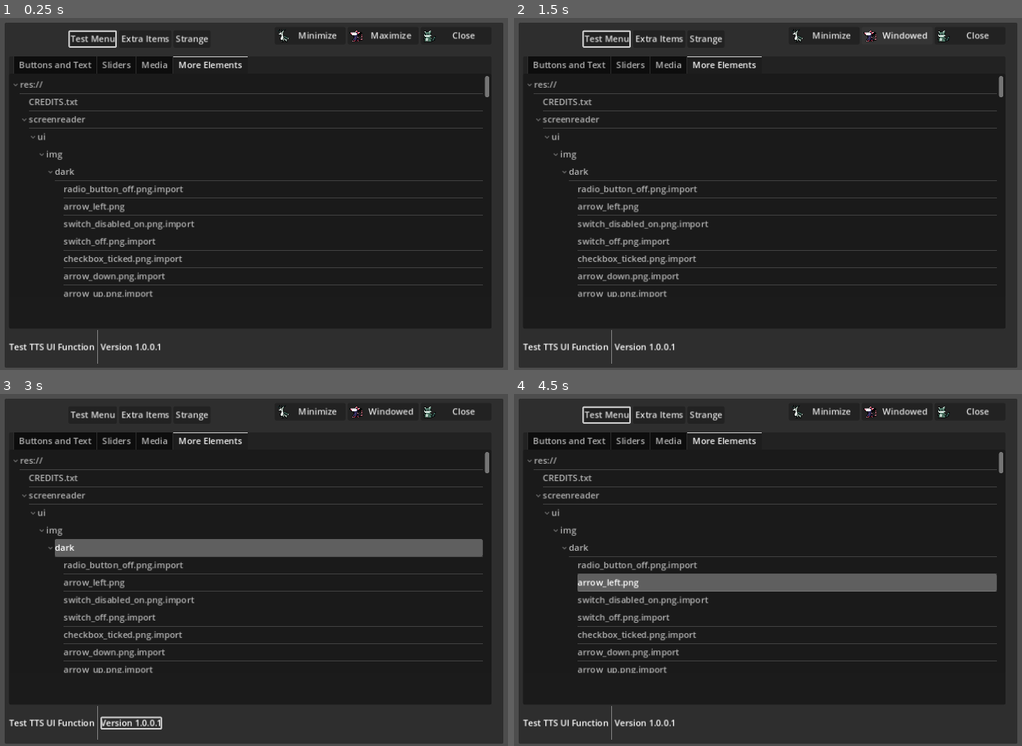
Above: before the commit, frames 1-4 (two rows, left to right).
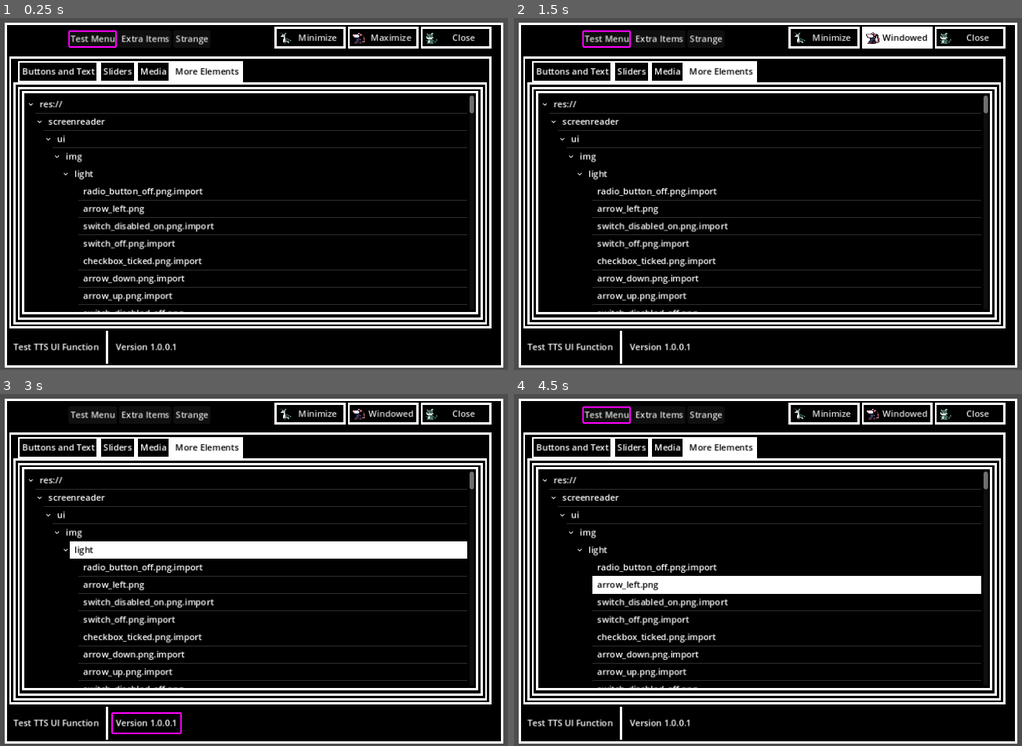
Above: after the commit, the same moments.

Repository: badgernested/godot-screenreader
Game: Godot game, scene res://sample_assets/Main.tscn
Same seed, same stepped clock (60 frames per second), same inputs: the game is played once before the commit and once after it. Video files are missing from this copy of the repository; at most half a second of black plays in their place.
Inputs (mouse positions are in pixels of both pictures, inside the frame that each line leads up to):
- Up to frame 1 (0.25 s): no input
- Up to frame 2 (1.5 s): click "Minimize" at 0.5 s; click "Maximize" at 1.25 s
- Up to frame 3 (3 s): click "Windowed" at 2 s; tap Enter (DOM_select) at 2.75 s; move the mouse to (447, 552) at 2.77 s; hold Up (DOM_up) from 2.78 s (still down); hold Left (DOM_item_decrement) from 2.78 s (still down); click (447, 552) at 2.92 s
- Up to frame 4 (4.5 s): tap Space at 3.02, 3.5 s; release Up (DOM_up) at 3.5 s; release Left (DOM_item_decrement) at 3.5 s; drag from (701, 587) to (793, 640) at 3.52 s; tap Enter (DOM_select) at 4.25 s; move the mouse to (889, 492) at 4.27 s; hold Up (DOM_up) from 4.28 s (still down); tap Tab (DOM_next) at 4.35 s

The runs differ from the first frame. In frame 1, 91% of the frame differs, in the area x 0-100%, y 1-100%; in frame 2, 91%; in frame 3, 91%; in frame 4, 92%.
Error in both runs: Out of bounds get index '0' (on base: 'PackedStringArray') (res://screenreader/scripts/TTS.gd:15)

Commit message:
Added start of light theme, some things are missing

Diff:
--- a/sample_assets/main.gd
+++ b/sample_assets/main.gd
@@ -9,7 +9,7 @@
 ## Default methods
 
 func _ready() -> void:
-	#AXController.set_high_contrast_dark_theme($Panel)
+	AXController.set_high_contrast_dark_theme($Panel)
 
 	AXController.enable_screenreader($Panel)
 
--- a/screenreader/scripts/AXController.gd
+++ b/screenreader/scripts/AXController.gd
@@ -81,6 +81,11 @@
 func set_high_contrast_dark_theme(root):
 	HCController.set_theme(root, "hc_dark")
 
+# Pass an element to make all its children
+# the light high contrast theme
+func set_high_contrast_light_theme(root):
+	HCController.set_theme(root, "hc_light")
+
 # Passes an element to remove all special themes
 func reset_theme(root):
 	HCController.reset_theme(root)
--- a/screenreader/scripts/HCController.gd
+++ b/screenreader/scripts/HCController.gd
@@ -9,12 +9,14 @@
 # These are the focus styles for the selected object
 const FOCUS_STYLE = {
 	"default" : preload("res://screenreader/ui/style/focus_end_node.tres"),
-	"hc_dark" : preload("res://screenreader/ui/style/focus_end_node_hc_dark.tres")
+	"hc_dark" : preload("res://screenreader/ui/style/focus_end_node_hc_dark.tres"),
+	"hc_light" : preload("res://screenreader/ui/style/focus_end_node_hc_dark.tres")
 }
 
 # This is the style
 const STYLES = {
-	"hc_dark" : preload("res://screenreader/ui/style/HiContrast_Dark.tres")
+	"hc_dark" : preload("res://screenreader/ui/style/HiContrast_Dark.tres"),
+	"hc_light" : preload("res://screenreader/ui/style/HiContrast_Light.tres")
 }
 
 # This stores the theme data for every object within the root.
--- /dev/null
+++ b/screenreader/ui/style/HiContrast_Light.tres
@@ -0,0 +1,410 @@
+[gd_resource type="Theme" load_steps=49 format=3 uid="uid://17w3ehwd7fa6"]
+
+[ext_resource type="Texture2D" uid="uid://dje6nt7o0de7m" path="res://screenreader/ui/img/light/checkbox_ticked.png" id="1_7t3wu"]
+[ext_resource type="Texture2D" uid="uid://k0ijyiqqilnc" path="res://screenreader/ui/img/light/checkbox_disabled_ticked.png" id="2_2kw72"]
+[ext_resource type="Texture2D" uid="uid://b62lig50kspo1" path="res://screenreader/ui/img/light/radio_button_on.png" id="3_s5u7p"]
+[ext_resource type="Texture2D" uid="uid://b0dvdrxwujrw6" path="res://screenreader/ui/img/light/radio_button_disabled_on.png" id="4_t86q1"]
+[ext_resource type="Texture2D" uid="uid://c7r7g2cmi4w25" path="res://screenreader/ui/img/light/radio_button_off.png" id="5_jpn2j"]
+[ext_resource type="Texture2D" uid="uid://642chscj5duw" path="res://screenreader/ui/img/light/radio_button_disabled_off.png" id="6_ghreu"]
+[ext_resource type="Texture2D" uid="uid://b000s0ayddvsv" path="res://screenreader/ui/img/light/checkbox_unticked.png" id="7_l4jm4"]
+[ext_resource type="Texture2D" uid="uid://d0wfjiumr770s" path="res://screenreader/ui/img/light/checkbox_disabled_unticked.png" id="8_5rpg4"]
+[ext_resource type="Texture2D" uid="uid://bj4v30xiaf3ti" path="res://screenreader/ui/img/light/switch_on.png" id="9_tjrb4"]
+[ext_resource type="Texture2D" uid="uid://b7ay8abxtgft1" path="res://screenreader/ui/img/light/switch_disabled_on.png" id="10_kdoyx"]
+[ext_resource type="Texture2D" uid="uid://bme52e0n5ujft" path="res://screenreader/ui/img/light/switch_off.png" id="11_rupqt"]
+[ext_resource type="Texture2D" uid="uid://d0rxxwh1tnv6h" path="res://screenreader/ui/img/light/switch_disabled_off.png" id="12_pvd7o"]
+[ext_resource type="Texture2D" uid="uid://cxv17v6skyrvf" path="res://screenreader/ui/img/dark/arrow_down.png" id="13_6vr4d"]
+[ext_resource type="Texture2D" uid="uid://oyde4gwyucao" path="res://screenreader/ui/img/dark/arrow_right.png" id="14_2wyem"]
+[ext_resource type="Texture2D" uid="uid://co17gclfvo1gr" path="res://screenreader/ui/img/light/arrows.png" id="15_aqaap"]
+[ext_resource type="Texture2D" uid="uid://by4goaniu31gu" path="res://screenreader/ui/img/light/arrow_down.png" id="16_cguub"]
+[ext_resource type="Texture2D" uid="uid://b7g7k43l0k14h" path="res://screenreader/ui/img/light/arrow_right.png" id="17_2cs3k"]
+[ext_resource type="Texture2D" uid="uid://cl8nuhijgy6tg" path="res://screenreader/ui/img/light/arrow_left.png" id="18_330lb"]
+
+[sub_resource type="StyleBoxFlat" id="StyleBoxFlat_3hsqk"]
+content_margin_left = 8.0
+content_margin_top = 8.0
+content_margin_right = 8.0
+content_margin_bottom = 8.0
+bg_color = Color(0, 0, 0, 0.482353)
+border_width_left = 4
+border_width_top = 4
+border_width_right = 4
+border_width_bottom = 4
+border_color = Color(1, 1, 1, 1)
+
+[sub_resource type="StyleBoxFlat" id="StyleBoxFlat_cw5m8"]
+content_margin_left = 8.0
+content_margin_top = 8.0
+content_margin_right = 8.0
+content_margin_bottom = 8.0
+bg_color = Color(0, 0, 0, 1)
+border_width_left = 4
+border_width_top = 4
+border_width_right = 4
+border_width_bottom = 4
+border_color = Color(0, 0, 0, 1)
+
+[sub_resource type="StyleBoxFlat" id="StyleBoxFlat_pnmnn"]
+content_margin_left = 8.0
+content_margin_top = 8.0
+content_margin_right = 8.0
+content_margin_bottom = 8.0
+bg_color = Color(0, 0, 0, 1)
+border_width_left = 4
+border_width_top = 4
+border_width_right = 4
+border_width_bottom = 4
+border_color = Color(0, 0, 0, 1)
+
+[sub_resource type="StyleBoxFlat" id="StyleBoxFlat_cwk0u"]
+content_margin_left = 8.0
+content_margin_top = 8.0
+content_margin_right = 8.0
+content_margin_bottom = 8.0
+bg_color = Color(1, 1, 1, 1)
+border_width_left = 4
+border_width_top = 4
+border_width_right = 4
+border_width_bottom = 4
+border_color = Color(0, 0, 0, 1)
+
+[sub_resource type="StyleBoxFlat" id="StyleBoxFlat_4mdiw"]
+content_margin_left = 8.0
+content_margin_top = 8.0
+content_margin_right = 8.0
+content_margin_bottom = 8.0
+bg_color = Color(0, 0, 0, 1)
+border_width_left = 4
+border_width_top = 4
+border_width_right = 4
+border_width_bottom = 4
+border_color = Color(0, 0, 0, 1)
+
+[sub_resource type="StyleBoxFlat" id="StyleBoxFlat_5v4gm"]
+content_margin_left = 8.0
+content_margin_top = 8.0
+content_margin_right = 8.0
+content_margin_bottom = 8.0
+bg_color = Color(1, 1, 1, 1)
+border_width_left = 4
+border_width_top = 4
+border_width_right = 4
+border_width_bottom = 4
+border_color = Color(0, 0, 0, 1)
+
+[sub_resource type="StyleBoxLine" id="StyleBoxLine_71hr2"]
+grow_begin = 0.0
+grow_end = 0.0
+thickness = 4
+
+[sub_resource type="StyleBoxEmpty" id="StyleBoxEmpty_nb2go"]
+content_margin_left = 8.0
+content_margin_top = 8.0
+content_margin_right = 8.0
+content_margin_bottom = 8.0
+
+[sub_resource type="StyleBoxFlat" id="StyleBoxFlat_kkbk4"]
+content_margin_left = 8.0
+content_margin_top = 8.0
+content_margin_right = 8.0
+content_margin_bottom = 8.0
+bg_color = Color(1, 1, 1, 1)
+border_width_left = 4
+border_width_top = 4
+border_width_right = 4
+border_width_bottom = 4
+border_color = Color(0, 0, 0, 1)
+
+[sub_resource type="StyleBoxFlat" id="StyleBoxFlat_w3bxh"]
+content_margin_left = 8.0
+content_margin_top = 8.0
+content_margin_right = 8.0
+content_margin_bottom = 8.0
+bg_color = Color(0.564962, 0.564962, 0.564962, 1)
+border_width_left = 4
+border_width_top = 4
+border_width_right = 4
+border_width_bottom = 4
+border_color = Color(0, 0, 0, 1)
+
+[sub_resource type="StyleBoxFlat" id="StyleBoxFlat_7o3rw"]
+content_margin_left = 8.0
+content_margin_top = 8.0
+content_margin_right = 8.0
+content_margin_bottom = 8.0
+bg_color = Color(1, 1, 1, 1)
+border_width_left = 4
+border_width_top = 4
+border_width_right = 4
+border_width_bottom = 4
+border_color = Color(0, 0, 0, 1)
+
+[sub_resource type="StyleBoxFlat" id="StyleBoxFlat_w7bo2"]
+content_margin_left = 8.0
+content_margin_top = 8.0
+content_margin_right = 8.0
+content_margin_bottom = 8.0
+bg_color = Color(1, 1, 1, 1)
+border_width_left = 4
+border_width_top = 4
+border_width_right = 4
+border_width_bottom = 4
+border_color = Color(0, 0, 0, 1)
+
+[sub_resource type="StyleBoxFlat" id="StyleBoxFlat_n6lsx"]
+content_margin_left = 8.0
+content_margin_top = 8.0
+content_margin_right = 8.0
+content_margin_bottom = 8.0
+bg_color = Color(0, 0, 0, 1)
+border_width_left = 4
+border_width_top = 4
+border_width_right = 4
+border_width_bottom = 4
+border_color = Color(0, 0, 0, 1)
+
+[sub_resource type="StyleBoxLine" id="StyleBoxLine_nrjai"]
+thickness = 3
+
+[sub_resource type="StyleBoxLine" id="StyleBoxLine_3ouh4"]
+thickness = 3
+
+[sub_resource type="StyleBoxFlat" id="StyleBoxFlat_yp8cj"]
+content_margin_left = 8.0
+content_margin_top = 8.0
+content_margin_right = 8.0
+content_margin_bottom = 8.0
+bg_color = Color(1, 1, 1, 1)
+border_width_left = 4
+border_width_top = 4
+border_width_right = 4
+border_width_bottom = 4
+border_color = Color(0, 0, 0, 1)
+
+[sub_resource type="StyleBoxLine" id="StyleBoxLine_eh8nw"]
+thickness = 3
+
+[sub_resource type="StyleBoxFlat" id="StyleBoxFlat_6uutl"]
+bg_color = Color(1, 1, 1, 1)
+border_width_left = 4
+border_width_top = 4
+border_width_right = 4
+border_width_bottom = 4
+border_color = Color(0, 0, 0, 1)
+
+[sub_resource type="StyleBoxFlat" id="StyleBoxFlat_iy52f"]
+bg_color = Color(0, 0, 0, 1)
+
+[sub_resource type="StyleBoxFlat" id="StyleBoxFlat_exhl3"]
+content_margin_left = 8.0
+content_margin_top = 8.0
+content_margin_right = 8.0
+content_margin_bottom = 8.0
+bg_color = Color(1, 1, 1, 1)
+border_width_left = 4
+border_width_top = 4
+border_width_right = 4
+border_width_bottom = 4
+border_color = Color(0, 0, 0, 1)
+
+[sub_resource type="StyleBoxFlat" id="StyleBoxFlat_k5l2n"]
+content_margin_left = 8.0
+content_margin_top = 8.0
+content_margin_right = 8.0
+content_margin_bottom = 8.0
+bg_color = Color(0.533037, 0.533037, 0.533037, 1)
+border_width_left = 4
+border_width_top = 4
+border_width_right = 4
+border_width_bottom = 4
+border_color = Color(0, 0, 0, 1)
+
+[sub_resource type="StyleBoxFlat" id="StyleBoxFlat_74w5b"]
+content_margin_left = 8.0
+content_margin_top = 8.0
+content_margin_right = 8.0
+content_margin_bottom = 8.0
+bg_color = Color(0, 0, 0, 1)
+border_width_left = 4
+border_width_top = 4
+border_width_right = 4
+border_width_bottom = 4
+border_color = Color(1, 1, 1, 1)
+
+[sub_resource type="StyleBoxFlat" id="StyleBoxFlat_ctlvl"]
+content_margin_left = 8.0
+content_margin_top = 8.0
+content_margin_right = 8.0
+content_margin_bottom = 8.0
+bg_color = Color(0, 0, 0, 1)
+border_width_left = 4
+border_width_top = 4
+border_width_right = 4
+border_width_bottom = 4
+border_color = Color(0, 0, 0, 1)
+
+[sub_resource type="StyleBoxFlat" id="StyleBoxFlat_fpa8g"]
+content_margin_left = 8.0
+content_margin_top = 8.0
+content_margin_right = 8.0
+content_margin_bottom = 8.0
+bg_color = Color(0, 0, 0, 1)
+border_width_left = 4
+border_width_top = 4
+border_width_right = 4
+border_width_bottom = 4
+border_color = Color(0, 0, 0, 1)
+
+[sub_resource type="StyleBoxFlat" id="StyleBoxFlat_33yjj"]
+content_margin_left = 8.0
+content_margin_top = 8.0
+content_margin_right = 8.0
+content_margin_bottom = 8.0
+bg_color = Color(1, 1, 1, 1)
+border_width_left = 4
+border_width_top = 4
+border_width_right = 4
+border_width_bottom = 4
+border_color = Color(0, 0, 0, 1)
+
+[sub_resource type="StyleBoxFlat" id="StyleBoxFlat_1hxhb"]
+content_margin_left = 8.0
+content_margin_top = 8.0
+content_margin_right = 8.0
+content_margin_bottom = 8.0
+bg_color = Color(1, 1, 1, 1)
+border_width_left = 4
+border_width_top = 4
+border_width_right = 4
+border_width_bottom = 4
+border_color = Color(0, 0, 0, 1)
+
+[sub_resource type="StyleBoxFlat" id="StyleBoxFlat_io807"]
+content_margin_left = 8.0
+content_margin_top = 8.0
+content_margin_right = 8.0
+content_margin_bottom = 8.0
+bg_color = Color(1, 1, 1, 1)
+border_width_left = 4
+border_width_top = 4
+border_width_right = 4
+border_width_bottom = 4
+border_color = Color(0, 0, 0, 1)
+
+[sub_resource type="StyleBoxFlat" id="StyleBoxFlat_nllov"]
+content_margin_left = 8.0
+content_margin_top = 8.0
+content_margin_right = 8.0
+content_margin_bottom = 8.0
+bg_color = Color(0, 0, 0, 1)
+border_color = Color(1, 1, 1, 1)
+
+[sub_resource type="StyleBoxFlat" id="StyleBoxFlat_73k3w"]
+content_margin_left = 8.0
+content_margin_top = 8.0
+content_margin_right = 8.0
+content_margin_bottom = 8.0
+bg_color = Color(0, 0, 0, 1)
+border_color = Color(1, 1, 1, 1)
+
+[sub_resource type="StyleBoxLine" id="StyleBoxLine_gbvr3"]
+grow_begin = 0.0
+grow_end = 0.0
+thickness = 4
+vertical = true
+
+[resource]
+Button/colors/font_color = Color(0, 0, 0, 1)
+Button/colors/font_disabled_color = Color(0, 0, 0, 1)
+Button/colors/font_focus_color = Color(1, 1, 1, 1)
+Button/colors/font_hover_color = Color(1, 1, 1, 1)
+Button/colors/font_hover_pressed_color = Color(1, 1, 1, 1)
+Button/colors/font_pressed_color = Color(1, 1, 1, 1)
+Button/styles/disabled = SubResource("StyleBoxFlat_3hsqk")
+Button/styles/focus = SubResource("StyleBoxFlat_cw5m8")
+Button/styles/hover = SubResource("StyleBoxFlat_pnmnn")
+Button/styles/normal = SubResource("StyleBoxFlat_cwk0u")
+Button/styles/pressed = SubResource("StyleBoxFlat_4mdiw")
+CheckBox/icons/checked = ExtResource("1_7t3wu")
+CheckBox/icons/checked_disabled = ExtResource("2_2kw72")
+CheckBox/icons/radio_checked = ExtResource("3_s5u7p")
+CheckBox/icons/radio_checked_disabled = ExtResource("4_t86q1")
+CheckBox/icons/radio_unchecked = ExtResource("5_jpn2j")
+CheckBox/icons/radio_unchecked_disabled = ExtResource("6_ghreu")
+CheckBox/icons/unchecked = ExtResource("7_l4jm4")
+CheckBox/icons/unchecked_disabled = ExtResource("8_5rpg4")
+CheckButton/icons/checked = ExtResource("9_tjrb4")
+CheckButton/icons/checked_disabled = ExtResource("10_kdoyx")
+CheckButton/icons/unchecked = ExtResource("11_rupqt")
+CheckButton/icons/unchecked_disabled = ExtResource("12_pvd7o")
+CodeEdit/colors/caret_color = Color(0, 0, 0, 1)
+CodeEdit/colors/font_color = Color(0, 0, 0, 1)
+CodeEdit/colors/line_number_color = Color(0, 0, 0, 1)
+CodeEdit/colors/search_result_border_color = Color(0, 0, 0, 1)
+CodeEdit/colors/search_result_color = Color(0.3, 0.3, 0.3, 1)
+CodeEdit/constants/caret_width = 3
+CodeEdit/icons/can_fold = ExtResource("13_6vr4d")
+CodeEdit/icons/executing_line = ExtResource("14_2wyem")
+CodeEdit/icons/folded = ExtResource("14_2wyem")
+CodeEdit/styles/normal = SubResource("StyleBoxFlat_5v4gm")
+HSeparator/constants/separation = 8
+HSeparator/styles/separator = SubResource("StyleBoxLine_71hr2")
+Label/colors/font_color = Color(0, 0, 0, 1)
+Label/styles/normal = SubResource("StyleBoxEmpty_nb2go")
+LineEdit/colors/caret_color = Color(0, 0, 0, 1)
+LineEdit/colors/font_color = Color(0, 0, 0, 1)
+LineEdit/colors/font_uneditable_color = Color(0, 0, 0, 1)
+LineEdit/constants/caret_width = 3
+LineEdit/styles/normal = SubResource("StyleBoxFlat_kkbk4")
+LineEdit/styles/read_only = SubResource("StyleBoxFlat_w3bxh")
+Panel/styles/panel = SubResource("StyleBoxFlat_7o3rw")
+PanelContainer/styles/panel = SubResource("StyleBoxFlat_w7bo2")
+PopupMenu/colors/font_color = Color(0, 0, 0, 1)
+PopupMenu/colors/font_hover_color = Color(1, 1, 1, 1)
+PopupMenu/icons/checked = ExtResource("1_7t3wu")
+PopupMenu/icons/checked_disabled = ExtResource("2_2kw72")
+PopupMenu/icons/radio_checked = ExtResource("3_s5u7p")
+PopupMenu/icons/radio_checked_disabled = ExtResource("4_t86q1")
+PopupMenu/icons/radio_unchecked = ExtResource("5_jpn2j")
+PopupMenu/icons/radio_unchecked_disabled = ExtResource("6_ghreu")
+PopupMenu/icons/unchecked = ExtResource("7_l4jm4")
+PopupMenu/icons/unchecked_disabled = ExtResource("8_5rpg4")
+PopupMenu/styles/hover = SubResource("StyleBoxFlat_n6lsx")
+PopupMenu/styles/labeled_separator_left = SubResource("StyleBoxLine_nrjai")
+PopupMenu/styles/labeled_separator_right = SubResource("StyleBoxLine_3ouh4")
+PopupMenu/styles/panel = SubResource("StyleBoxFlat_yp8cj")
+PopupMenu/styles/separator = SubResource("StyleBoxLine_eh8nw")
+ProgressBar/constants/outline_size = 8
+ProgressBar/styles/background = SubResource("StyleBoxFlat_6uutl")
+ProgressBar/styles/fill = SubResource("StyleBoxFlat_iy52f")
+SpinBox/icons/updown = ExtResource("15_aqaap")
+TabContainer/colors/font_disabled_color = Color(0, 0, 0, 1)
+TabContainer/colors/font_hovered_color = Color(1, 1, 1, 1)
+TabContainer/colors/font_selected_color = Color(1, 1, 1, 1)
+TabContainer/colors/font_unselected_color = Color(0, 0, 0, 1)
+TabContainer/styles/panel = SubResource("StyleBoxFlat_exhl3")
+TabContainer/styles/tab_disabled = SubResource("StyleBoxFlat_k5l2n")
+TabContainer/styles/tab_focus = SubResource("StyleBoxFlat_74w5b")
+TabContainer/styles/tab_hovered = SubResource("StyleBoxFlat_ctlvl")
+TabContainer/styles/tab_selected = SubResource("StyleBoxFlat_fpa8g")
+TabContainer/styles/tab_unselected = SubResource("StyleBoxFlat_33yjj")
+TextEdit/colors/caret_color = Color(0, 0, 0, 1)
+TextEdit/colors/font_color = Color(0, 0, 0, 1)
+TextEdit/constants/caret_width = 3
+TextEdit/styles/normal = SubResource("StyleBoxFlat_1hxhb")
+Tree/colors/font_color = Color(0, 0, 0, 1)
+Tree/colors/font_selected_color = Color(1, 1, 1, 1)
+Tree/constants/inner_item_margin_left = 8
+Tree/icons/arrow = ExtResource("16_cguub")
+Tree/icons/arrow_collapsed = ExtResource("17_2cs3k")
+Tree/icons/arrow_collapsed_mirrored = ExtResource("18_330lb")
+Tree/icons/checked = ExtResource("1_7t3wu")
+Tree/icons/checked_disabled = ExtResource("2_2kw72")
+Tree/icons/select_arrow = ExtResource("16_cguub")
+Tree/icons/unchecked = ExtResource("7_l4jm4")
+Tree/icons/unchecked_disabled = ExtResource("8_5rpg4")
+Tree/icons/updown = ExtResource("15_aqaap")
+Tree/styles/panel = SubResource("StyleBoxFlat_io807")
+Tree/styles/selected = SubResource("StyleBoxFlat_nllov")
+Tree/styles/selected_focus = SubResource("StyleBoxFlat_73k3w")
+VSeparator/constants/separation = 8
+VSeparator/styles/separator = SubResource("StyleBoxLine_gbvr3")
Not shown, removed: CREDITS.txt
Binary file added: screenreader/ui/img/light/arrow_down.png
Binary file added: screenreader/ui/img/light/arrow_left.png
Binary file added: screenreader/ui/img/light/arrow_right.png
Binary file added: screenreader/ui/img/light/arrow_up.png
Binary file added: screenreader/ui/img/light/arrows.png
Binary file added: screenreader/ui/img/light/checkbox_disabled_ticked.png
Binary file added: screenreader/ui/img/light/checkbox_disabled_unticked.png
Binary file added: screenreader/ui/img/light/checkbox_ticked.png
Binary file added: screenreader/ui/img/light/checkbox_unticked.png
Binary file added: screenreader/ui/img/light/radio_button_disabled_off.png
Binary file added: screenreader/ui/img/light/radio_button_disabled_on.png
(and 6 more such lines)
